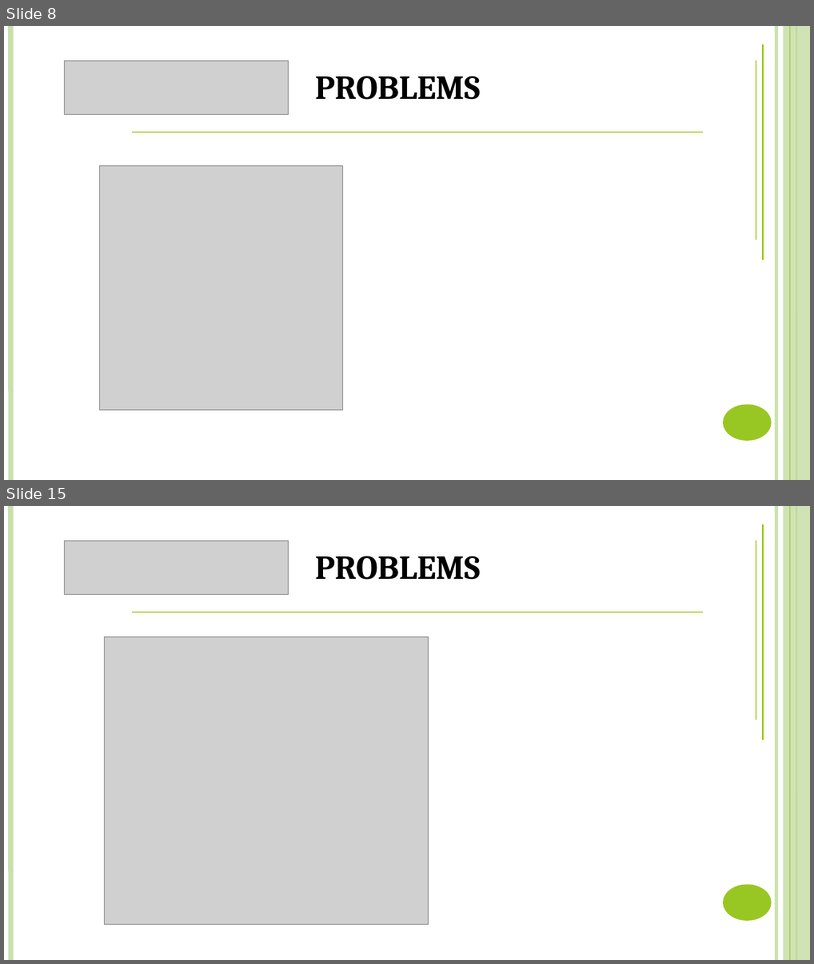
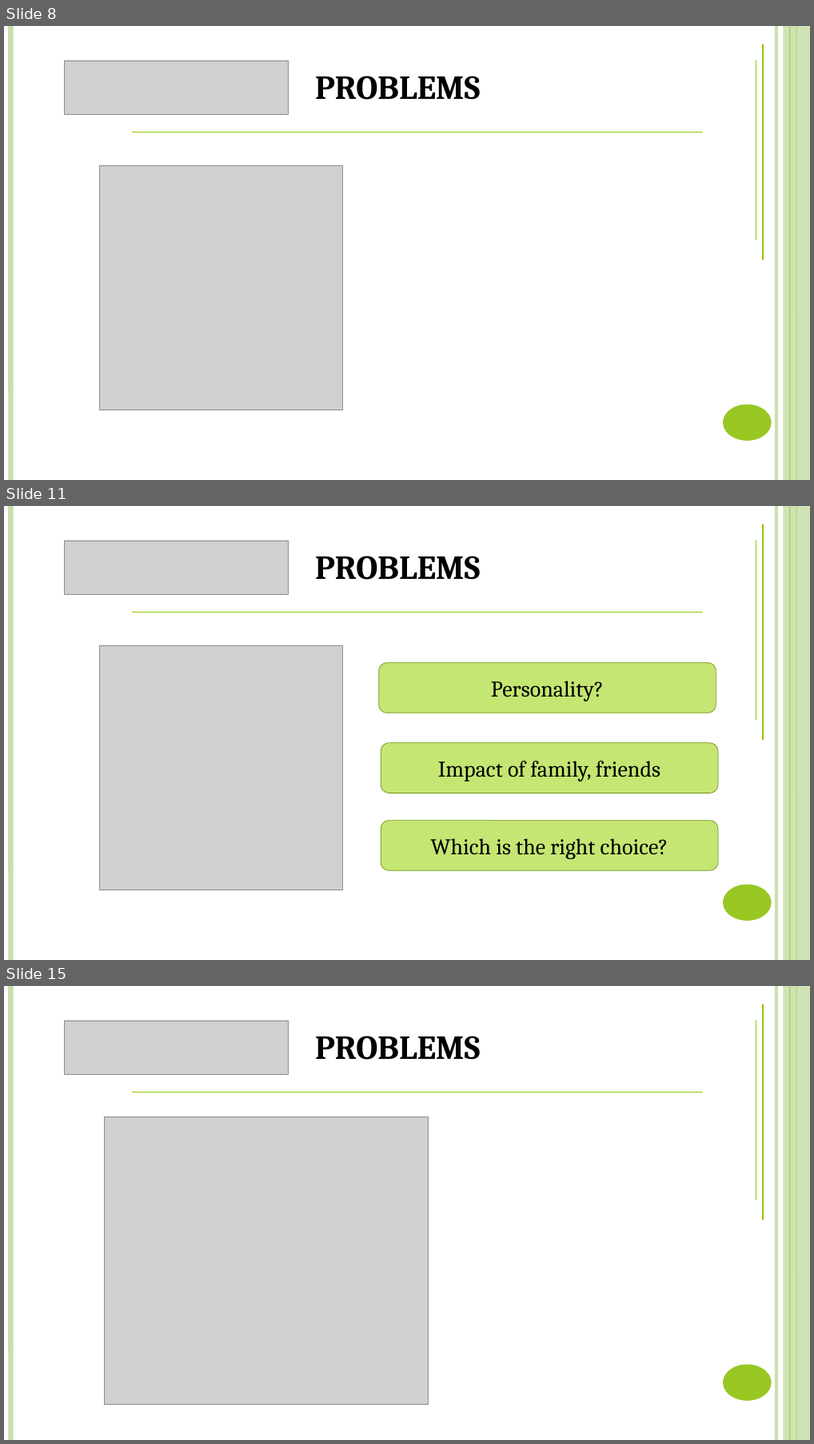
Before and after one commit to DanhLT2/Slide-Unistar, a slide deck: Slide-UniStar/UniStar.pptx. Shown one above the other, each under a label of ours: slides 8 and 15 before the commit, slides 8, 11 and 15 after it; the slides between them are not shown. The pictures are 814x964 and 814x1444 pixels, drawn with LibreOffice and Linux fonts; fonts in the diff are those of the drawing; grey boxes stand for pictures. Boxes give left, top, right and bottom in pixels: in the first picture for what was removed or moved away, otherwise in the second. Text is boxed around its words. In the diff, an @@ line names an element or a change of style, - is before the commit and + after.

```diff
--- a/Slide-UniStar/UniStar.pptx
+++ b/Slide-UniStar/UniStar.pptx
@@ slide 11 added at (4,506,810,960), background #FFFFFF; not listed: 6 template elements that a slide beside it also shows @@
@@ line added from (764, 740) to (764, 524), #8FC800 1 pt @@
@@ picture added at (65,540,289,595) @@
@@ line added from (756, 720) to (756, 540), #8FC800 1 pt @@
@@ text added at (315,556,480,580), 30 pt, text #000000, bold, small capitals @@
+PROBLEMS
@@ line added from (131, 612) to (703, 612), #8FC800 1 pt @@
@@ picture added at (100,645,343,890) @@
@@ rounded rectangle added at (379,663,716,712), fill #C5E672, outline #70931A 0.5 pt, 20 pt, text #000000 @@
+Personality?
@@ rounded rectangle added at (381,743,718,793), fill #C5E672, outline #70931A 0.5 pt, 20 pt, text #000000 @@
+Impact of family, friends
@@ rounded rectangle added at (381,820,718,871), fill #C5E672, outline #70931A 0.5 pt, 20 pt, text #000000 @@
+Which is the right choice?
```
Also in this commit, not shown: 6 slides changed, 25 other slides added, 15 slides removed.
